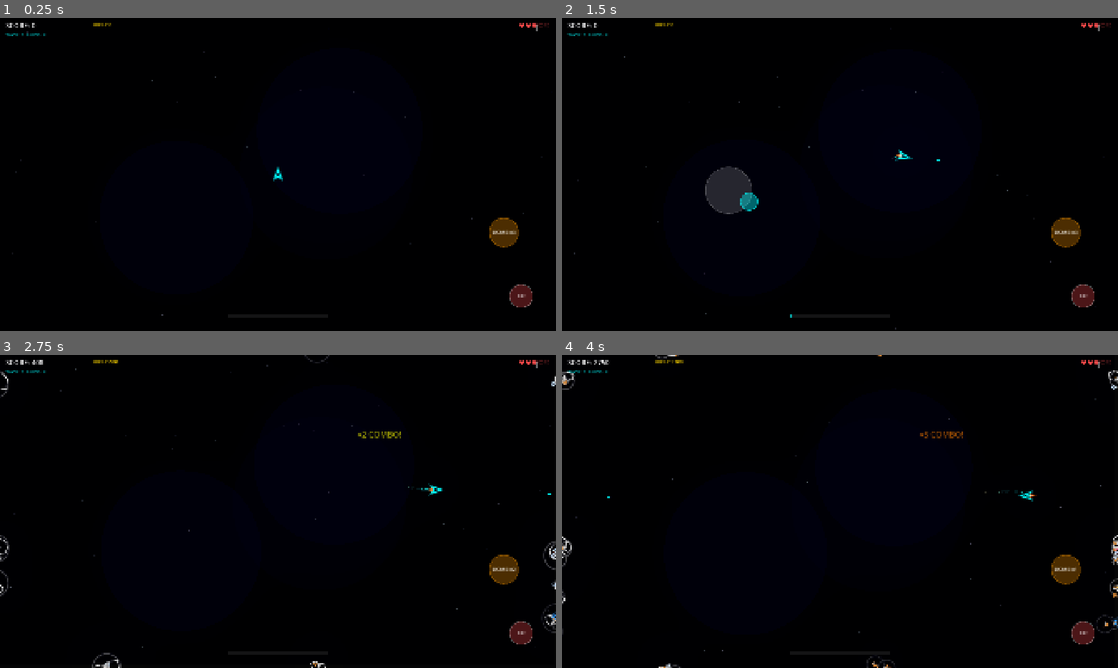
Above: before the commit, frames 1-4 (two rows, left to right).
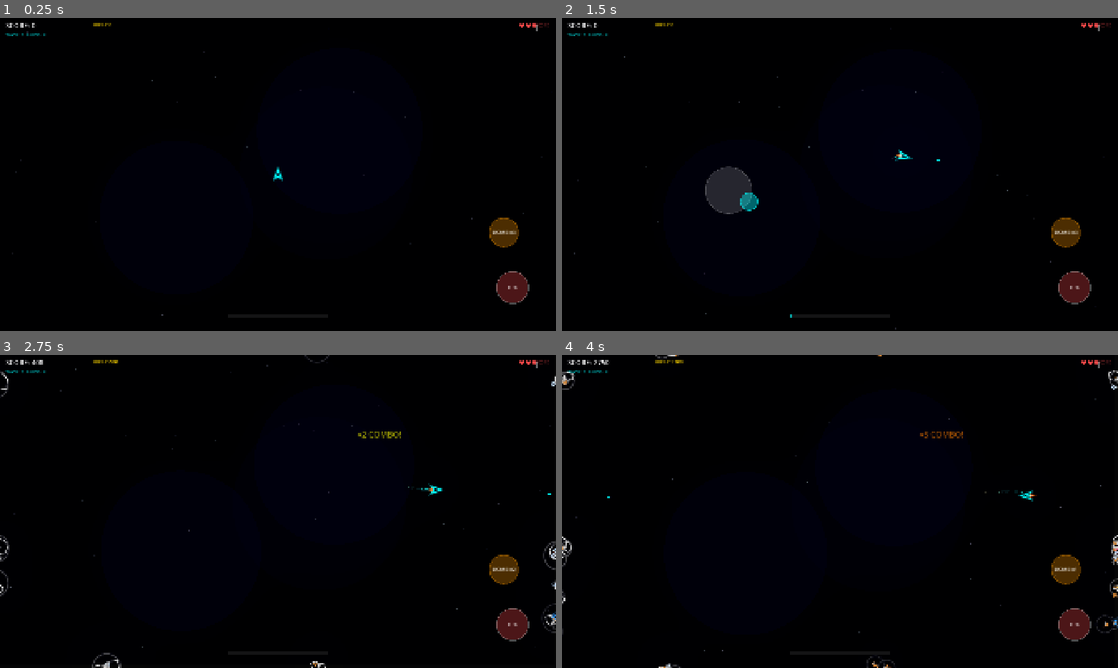
Above: after the commit, the same moments.

Repository: fognil/asteroids
Game: Godot game, scene res://scenes/game/game.tscn
The game is run twice, just before and just after one commit, with the same random seed, the same clock (stepped at 60 frames per second) and the same inputs. This scene is started directly instead of the project's main scene.
Inputs (mouse positions are in pixels of both pictures, inside the frame that each line leads up to):
- Up to frame 1 (0.25 s): no input
- Up to frame 2 (1.5 s): tap Enter at 0.5 s; move the mouse to (962, 158) at 0.52 s; hold D (rotate_right) 0.53-1.25 s; tap B (bomb) at 0.6 s; click (962, 158) at 0.67 s; tap Space (fire) at 1.25 s; drag from (728, 190) to (812, 237) at 1.27 s
- Up to frame 3 (2.75 s): move the mouse to (333, 442) at 2.02 s; hold D (rotate_right) from 2.03 s (still down); tap B (bomb) at 2.1 s
- Up to frame 4 (4 s): release D (rotate_right) at 2.75 s; drag from (812, 574) to (884, 667) at 2.77 s; move the mouse to (1006, 558) at 3.52 s; hold A (rotate_left) from 3.53 s (still down); tap B (bomb) at 3.6 s

The runs differ from the first frame. In frame 1, 0.5% of the frame differs, in the area x 89-96%, y 80-93%; in frame 2, 0.5%; in frame 3, 0.5%; in frame 4, 0.5%.

Commit message:
feat: mobile UI scaling - 1.8x bigger text, buttons, joystick on Android/iOS

Diff:
--- a/scenes/ui/components/bomb_button.gd
+++ b/scenes/ui/components/bomb_button.gd
@@ -10,7 +10,7 @@
 
 func _ready() -> void:
 	var vp := get_viewport_rect().size
-	var sc := vp.y / 1080.0
+	var sc := ScreenWrap.get_ui_scale()
 	button_radius = 50.0 * sc
 	position = Vector2(vp.x - 180 * sc, vp.y - 340 * sc)
 
@@ -35,7 +35,7 @@
 	queue_redraw()
 
 func _draw() -> void:
-	var sc := get_viewport_rect().size.y / 1080.0
+	var sc := ScreenWrap.get_ui_scale()
 	var color := active_color if is_pressed else button_color
 	draw_circle(Vector2.ZERO, button_radius, color)
 	draw_arc(Vector2.ZERO, button_radius, 0, TAU, 32, Color(1, 0.6, 0, 0.3), 3.0 * sc, true)
--- a/scenes/ui/components/fire_button.gd
+++ b/scenes/ui/components/fire_button.gd
@@ -1,17 +1,18 @@
 extends Control
 ## Fire button for mobile — tap to shoot, hold for auto-fire.
 
-@export var button_radius: float = 40.0
 @export var button_color: Color = Color(1, 0.3, 0.3, 0.3)
 @export var active_color: Color = Color(1, 0.3, 0.3, 0.6)
 
 var is_pressed: bool = false
 var touch_index: int = -1
+var button_radius: float = 40.0
 
 func _ready() -> void:
-	# Position at bottom-right
 	var vp := get_viewport_rect().size
-	position = Vector2(vp.x - 120, vp.y - 120)
+	var sc := ScreenWrap.get_ui_scale()
+	button_radius = 55.0 * sc
+	position = Vector2(vp.x - 150 * sc, vp.y - 150 * sc)
 
 func _input(event: InputEvent) -> void:
 	if event is InputEventScreenTouch:
@@ -31,11 +32,13 @@
 	queue_redraw()
 
 func _draw() -> void:
+	var sc := ScreenWrap.get_ui_scale()
 	var color := active_color if is_pressed else button_color
 	draw_circle(Vector2.ZERO, button_radius, color)
-	draw_arc(Vector2.ZERO, button_radius, 0, TAU, 32, Color(1, 1, 1, 0.3), 2.0, true)
+	draw_arc(Vector2.ZERO, button_radius, 0, TAU, 32, Color(1, 1, 1, 0.3), 2.0 * sc, true)
 
 	# "FIRE" text
 	var font := ThemeDB.fallback_font
-	var text_size := font.get_string_size("FIRE", HORIZONTAL_ALIGNMENT_CENTER, -1, 14)
-	draw_string(font, Vector2(-text_size.x / 2, 5), "FIRE", HORIZONTAL_ALIGNMENT_CENTER, -1, 14, Color(1, 1, 1, 0.8))
+	var fs := int(18 * sc)
+	var text_size := font.get_string_size("FIRE", HORIZONTAL_ALIGNMENT_CENTER, -1, fs)
+	draw_string(font, Vector2(-text_size.x / 2, fs * 0.35), "FIRE", HORIZONTAL_ALIGNMENT_CENTER, -1, fs, Color(1, 1, 1, 0.8))
--- a/scenes/ui/components/virtual_joystick.gd
+++ b/scenes/ui/components/virtual_joystick.gd
@@ -18,6 +18,9 @@
 
 func _ready() -> void:
 	set_anchors_preset(PRESET_FULL_RECT)
+	var sc := ScreenWrap.get_ui_scale()
+	joystick_radius = 80.0 * sc
+	knob_radius = 30.0 * sc
 	# Only respond to touches on left half
 	mouse_filter = Control.MOUSE_FILTER_PASS
 
--- a/scenes/ui/hud.gd
+++ b/scenes/ui/hud.gd
@@ -22,6 +22,15 @@
 	EventBus.player_hit.connect(_on_player_hit)
 	EventBus.bomb_used.connect(_on_bomb_used)
 	EventBus.coin_collected.connect(_on_coin_collected)
+
+	# Scale fonts for mobile
+	var sc := ScreenWrap.get_ui_scale()
+	score_label.add_theme_font_size_override("font_size", int(24 * sc))
+	high_label.add_theme_font_size_override("font_size", int(18 * sc))
+	lives_label.add_theme_font_size_override("font_size", int(24 * sc))
+	wave_label.add_theme_font_size_override("font_size", int(16 * sc))
+	combo_label.add_theme_font_size_override("font_size", int(28 * sc))
+	wave_announce.add_theme_font_size_override("font_size", int(48 * sc))
 
 	_update_lives()
 	_update_bombs()
--- a/scenes/ui/hud_draw.gd
+++ b/scenes/ui/hud_draw.gd
@@ -24,7 +24,7 @@
 		_draw_game_over(vp)
 
 func _draw_heat_bar(vp: Vector2) -> void:
-	var sc := vp.y / 1080.0
+	var sc := ScreenWrap.get_ui_scale()
 	var bar_w := 350.0 * sc
 	var bar_h := 10.0 * sc
 	var bar_x := (vp.x - bar_w) / 2
@@ -54,7 +54,7 @@
 		draw_string(font, Vector2(bar_x + bar_w / 2 - 50 * sc, bar_y - 8 * sc), "OVERHEAT!", HORIZONTAL_ALIGNMENT_CENTER, -1, fs, Color(1, 0.3, 0.3, 0.9))
 
 func _draw_active_powerups(vp: Vector2) -> void:
-	var sc := vp.y / 1080.0
+	var sc := ScreenWrap.get_ui_scale()
 	var font := ThemeDB.fallback_font
 	var x_start := 30.0 * sc
 	var y_pos := vp.y - 110.0 * sc
@@ -91,7 +91,7 @@
 		idx += 1
 
 func _draw_game_over(vp: Vector2) -> void:
-	var sc := vp.y / 1080.0
+	var sc := ScreenWrap.get_ui_scale()
 	var font := ThemeDB.fallback_font
 
 	# Semi-transparent overlay
@@ -140,7 +140,7 @@
 	draw_string(font, Vector2((vp.x - rs_size.x) / 2, vp.y * 0.62), restart_text, HORIZONTAL_ALIGNMENT_CENTER, -1, restart_fs, Color(1, 1, 1, 0.4 + 0.4 * abs(sin(Time.get_ticks_msec() * 0.003))))
 
 func _draw_pause_button(vp: Vector2) -> void:
-	var sc := vp.y / 1080.0
+	var sc := ScreenWrap.get_ui_scale()
 	if GameData.lives <= 0:
 		return
 	var px := vp.x - 70 * sc
@@ -148,7 +148,7 @@
 	NeonIcons.draw_pause(self, Vector2(px, py), 20.0 * sc, Color(0.8, 0.8, 0.8, 0.5))
 
 func _draw_boss_hp(vp: Vector2) -> void:
-	var sc := vp.y / 1080.0
+	var sc := ScreenWrap.get_ui_scale()
 	var boss := get_tree().get_first_node_in_group("boss")
 	if boss == null or not is_instance_valid(boss):
 		return
@@ -178,7 +178,7 @@
 
 func _input(event: InputEvent) -> void:
 	var vp := get_viewport_rect().size
-	var sc := vp.y / 1080.0
+	var sc := ScreenWrap.get_ui_scale()
 	var pos := Vector2.ZERO
 	if event is InputEventScreenTouch and event.pressed:
 		pos = event.position
--- a/scripts/utils/screen_wrap.gd
+++ b/scripts/utils/screen_wrap.gd
@@ -31,3 +31,13 @@
 ## Helper for other scripts to get viewport size without hardcoding 1920×1080
 static func get_viewport_size() -> Vector2:
 	return _get_viewport_size()
+
+## Returns scale factor for UI elements, accounting for mobile screens.
+## Desktop: vp.y / 1080.0 (usually 1.0)
+## Mobile: vp.y / 1080.0 * 1.8 (elements 1.8x bigger)
+static func get_ui_scale() -> float:
+	var vp := _get_viewport_size()
+	var base_sc := vp.y / 1080.0
+	if OS.get_name() in ["Android", "iOS"]:
+		return base_sc * 1.8
+	return base_sc
